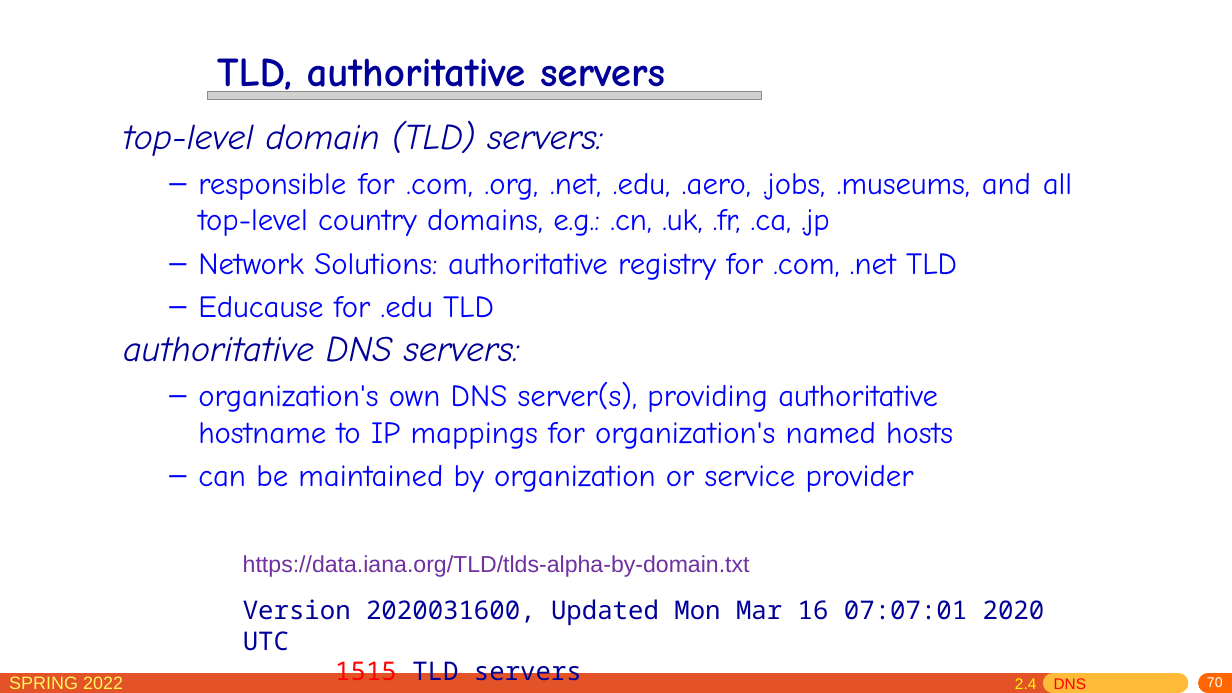
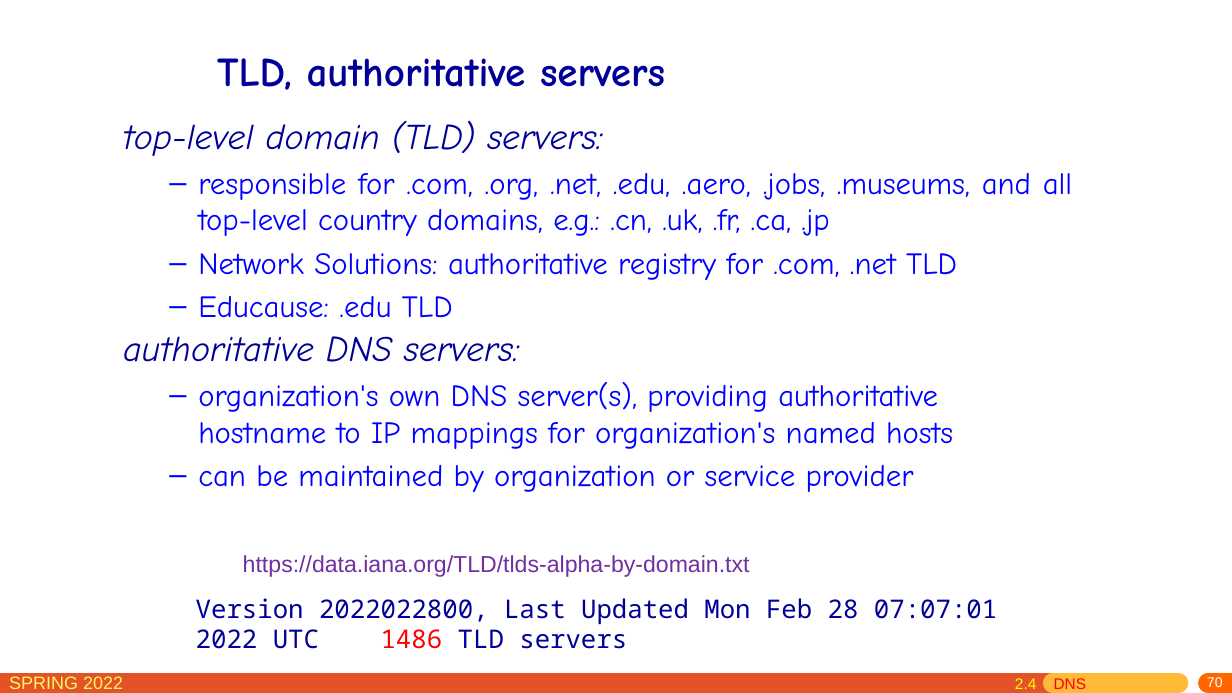
Before and after one commit to network-whu/slides, a slide deck: slide 70 of pptx/chapter2.pptx. Drawn at 1232x693 pixels with LibreOffice and Linux fonts; fonts in the diff are those of the drawing; grey boxes stand for pictures. Boxes give left, top, right and bottom in pixels: in the first picture for what was removed or moved away, otherwise in the second. Text is boxed around its words. In the diff, an @@ line names an element or a change of style, - is before the commit and + after.

```diff
--- a/pptx/chapter2.pptx
+++ b/pptx/chapter2.pptx
@@ picture removed at (208,91,762,99) @@
@@ text at (198,296,453,318): text changed @@
-  – Educause for .edu TLD
+  – Educause: .edu TLD
@@ text at (196,598,997,649): text changed @@
-Version 2020031600, Updated Mon Mar 16 07:07:01 2020 UTC
-1515 TLD servers
+Version 2022022800, Last Updated Mon Feb 28 07:07:01 2022 UTC 1486 TLD servers
```
Also in this commit, not shown: 61 other slides changed, 1 slide added, 1 other file.
